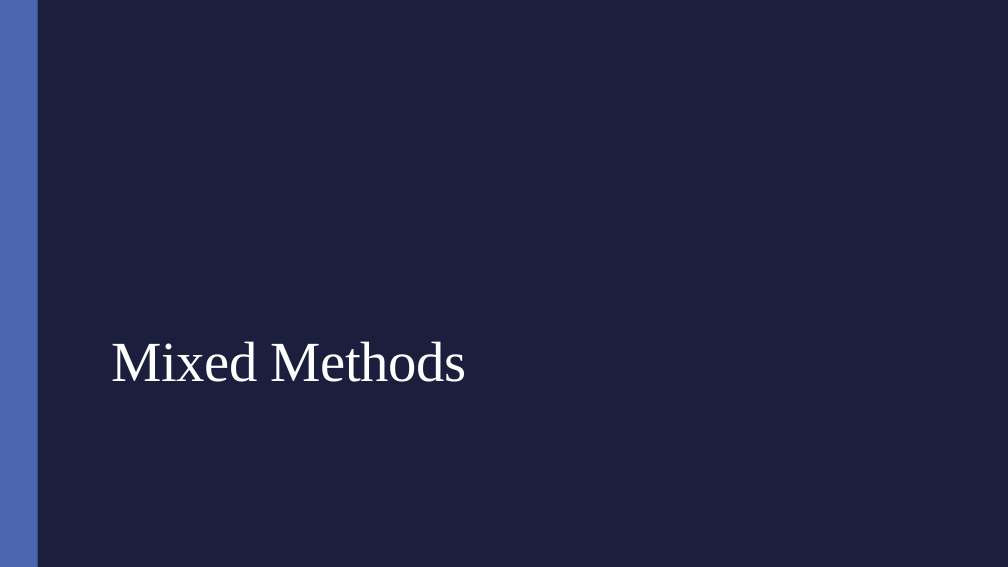
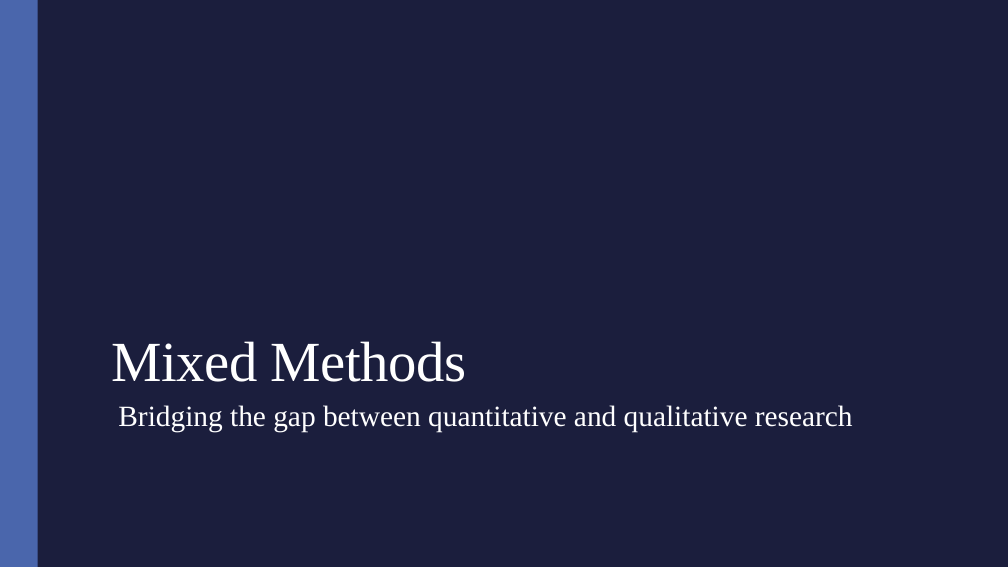
Before and after one commit to alex-hoagland/HAD5772, a slide deck: slide 25 of Lectures/Lecture10_SurvivalAnalysis_MixedMethods/Lecture10_SurvivalAnalysis_MixedMethods.pptx (slide 26 before the commit). Drawn at 1008x567 pixels with LibreOffice and Linux fonts; fonts in the diff are those of the drawing. Boxes give left, top, right and bottom in pixels: in the first picture for what was removed or moved away, otherwise in the second. Text is boxed around its words. In the diff, an @@ line names an element or a change of style, - is before the commit and + after.

```diff
--- a/Lectures/Lecture10_SurvivalAnalysis_MixedMethods/Lecture10_SurvivalAnalysis_MixedMethods.pptx
+++ b/Lectures/Lecture10_SurvivalAnalysis_MixedMethods/Lecture10_SurvivalAnalysis_MixedMethods.pptx
@@ subtitle added at (118,405,853,432), 28 pt, text #FFFFFF @@
+  Bridging the gap between quantitative and qualitative research
```
Also in this commit, not shown: 25 slides added, 1 slide removed.
